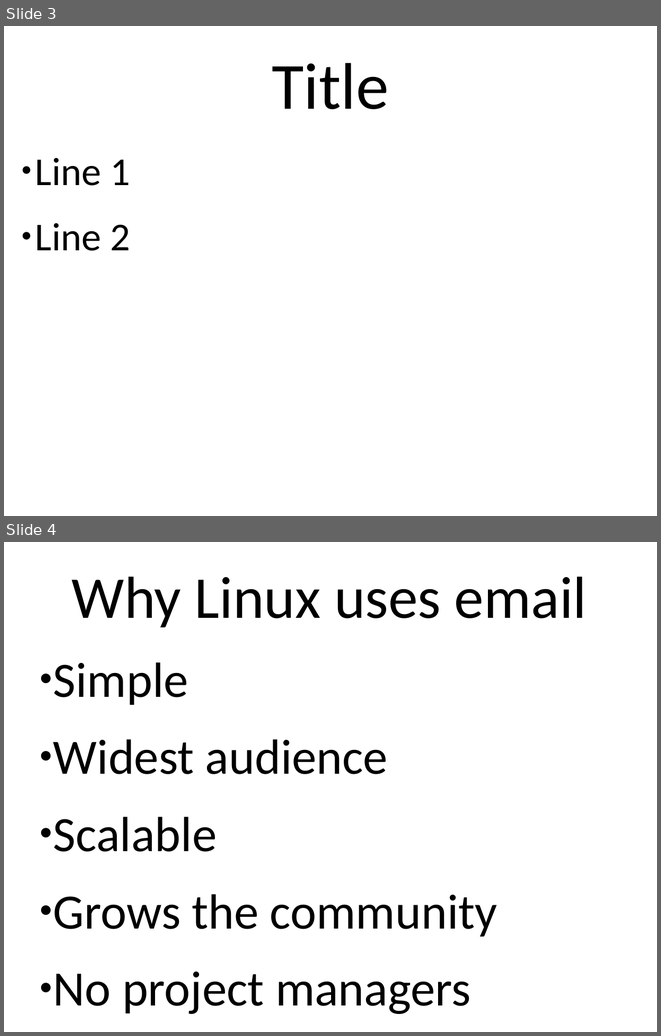
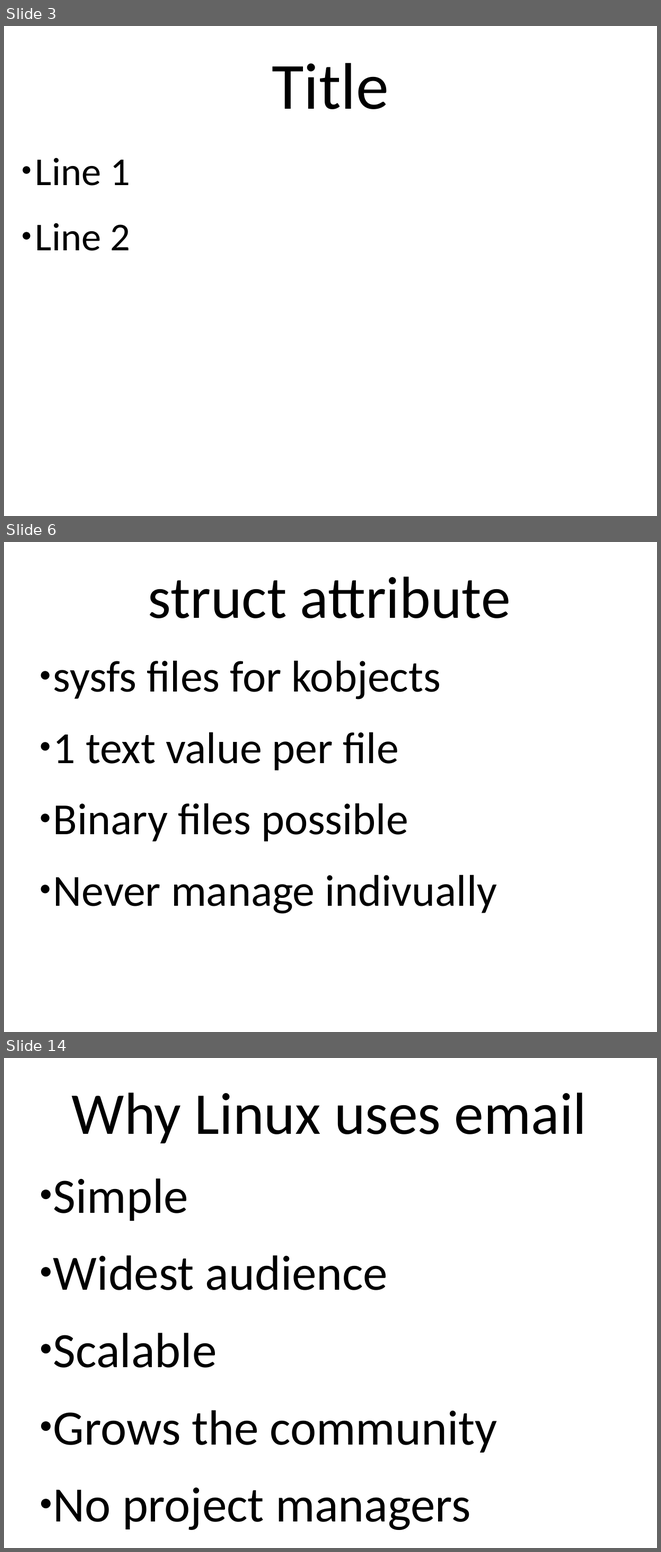
Before and after one commit to gregkh/presentation-driver-model, a slide deck: driver-model.odp. Shown one above the other, each under a label of ours: slides 3 and 4 before the commit, slides 3, 6 and 14 after it; the slides between them are not shown. The pictures are 661x1036 and 661x1552 pixels, drawn with LibreOffice and Linux fonts; fonts in the diff are those of the drawing. Boxes give left, top, right and bottom in pixels: in the first picture for what was removed or moved away, otherwise in the second. Text is boxed around its words. In the diff, an @@ line names an element or a change of style, - is before the commit and + after.

Commit message:
.odp updates

```diff
--- a/driver-model.odp
+++ b/driver-model.odp
@@ slide 6 added at (4,542,657,1032), background #FFFFFF @@
@@ text added at (148,576,511,618), 72 pt, text #000000 @@
+struct attribute
@@ text added at (53,660,497,914), 54 pt, text #000000 @@
+● sysfs files for kobjects
+● 1 text value per file
+● Binary files possible
+● Never manage indivually
@@ what was slide 4 is now slide 14 @@
```
Also in this commit, not shown: 9 other slides added.
